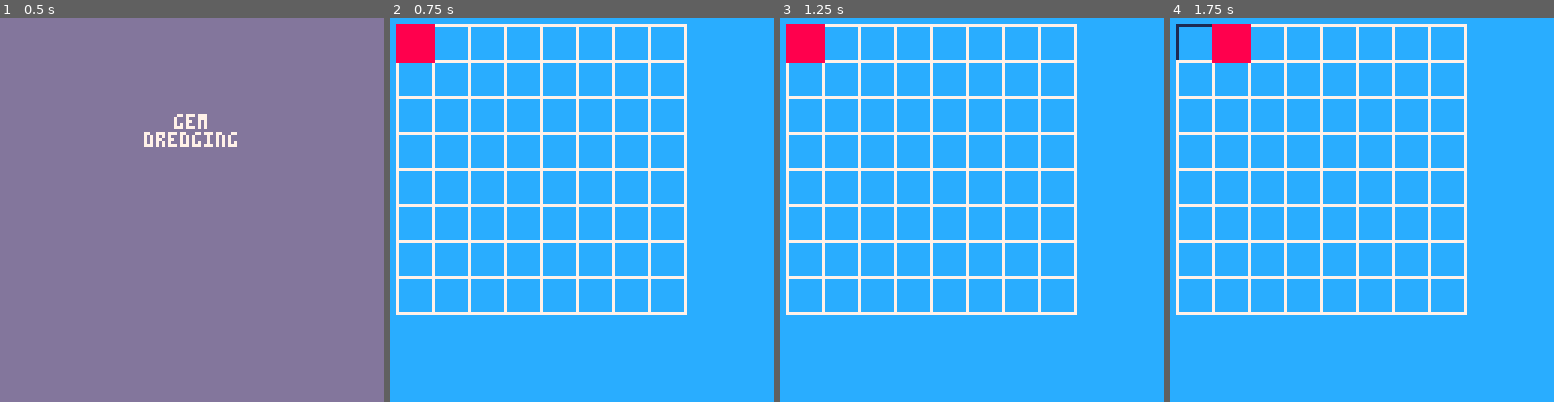
Above: before the commit, frames 1-4 (left to right).
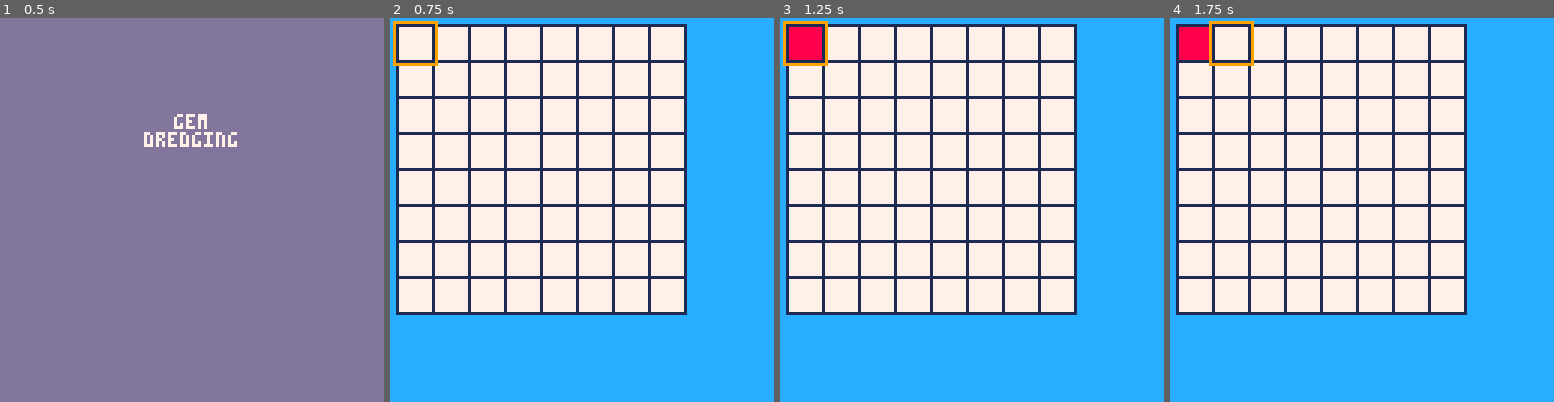
Above: after the commit, the same moments.

Repository: TheSailor1/PICO-8
Game: PICO-8 cartridge gem/gem.p8
The game is run twice, just before and just after one commit, with the same random seed, the same clock (stepped at 60 frames per second) and the same inputs.
Inputs:
- Up to frame 1 (0.5 s): tap X (X key) at 0.33 s
- Up to frame 2 (0.75 s): tap O (Z key) at 0.7 s
- Up to frame 3 (1.25 s): tap X (X key) at 1.07 s
- Up to frame 4 (1.75 s): hold Right from 1.6 s (still down); tap O (Z key) at 1.7 s

Frame 1 is identical in both runs. In frame 2, 58% of the frame differs, in the area x 0-78%, y 0-78%; in frame 3, 57%; in frame 4, 57%.

Commit message:
Mines added to tiles

Diff:
--- a/gem/gem.p8
+++ b/gem/gem.p8
@@ -7,6 +7,9 @@
 function _init()
 	_upd=upd_menu
 	_drw=drw_menu
+
+	--★
+	debug={}
 end
 
 function _update60()
@@ -15,6 +18,12 @@
 
 function _draw()
 	_drw()
+
+	--★
+	local i
+	for i=1,#debug do
+		print(debug[i],2,2+(i*6),7)
+	end
 end
 -->8
 -- screens
@@ -70,32 +79,56 @@
 			add(tiles,c)
 		end--for j
 	end--for i
+
+	--adding mines
+	allmines=10
+
+	while allmines>0 do
+		local rtile=flr(1+rnd(#tiles-1))
+		if not tiles[rtile].hasmine then
+			tiles[rtile].hasmine=true
+			allmines-=1
+		end
+	end
+
 end--ini_board()
 
 function drw_board()
 	local t,c
 	for t in all(tiles) do
-		if t.revealed then
-			c=1
-		else
+		if not t.revealed then
 			c=7
 		end
+		if t.revealed and t.hasmine then
+			c=8
+		elseif t.revealed then
+			c=1
+		end
+
+		rectfill(
+			2+t.id_x,
+			2+t.id_y,
+			t.id_x+size+2,
+			t.id_y+size+2,
+			c)
+
 		rect(
 			2+t.id_x,
 			2+t.id_y,
 			t.id_x+size+2,
 			t.id_y+size+2,
-			c)
+			1)
+
 	end--for
 end--drw_board()
 
 function drw_cursor()
-	rectfill(
-		2+curx*size,
-		2+cury*size,
-		(curx*size)+size+2,
-		(cury*size)+size+2,
-		8)
+	rect(
+		1+curx*size,
+		1+cury*size,
+		(curx*size)+size+3,
+		(cury*size)+size+3,
+		9)
 end--drw_cursor()
 
 function upd_cursor()
